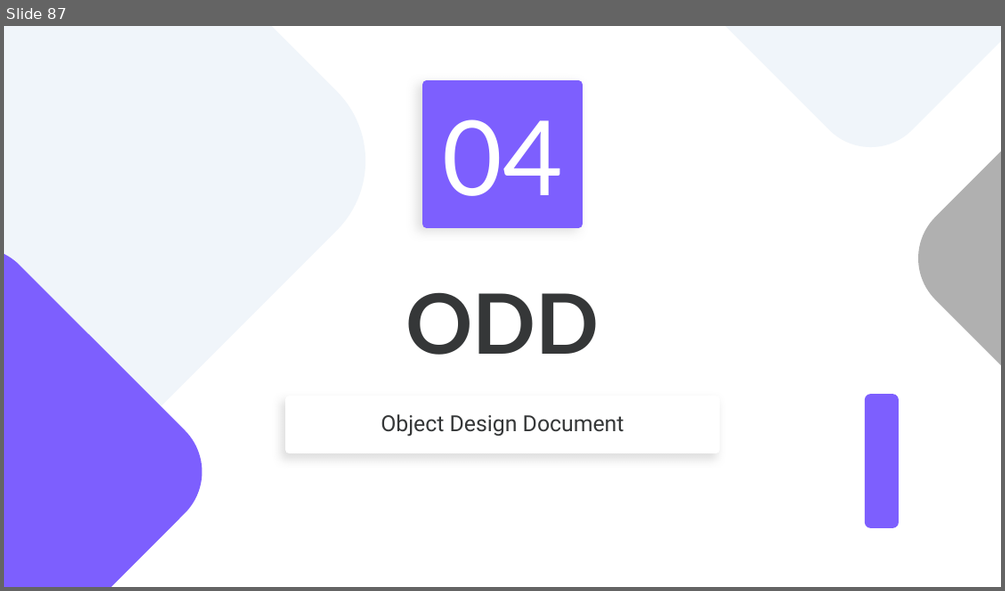
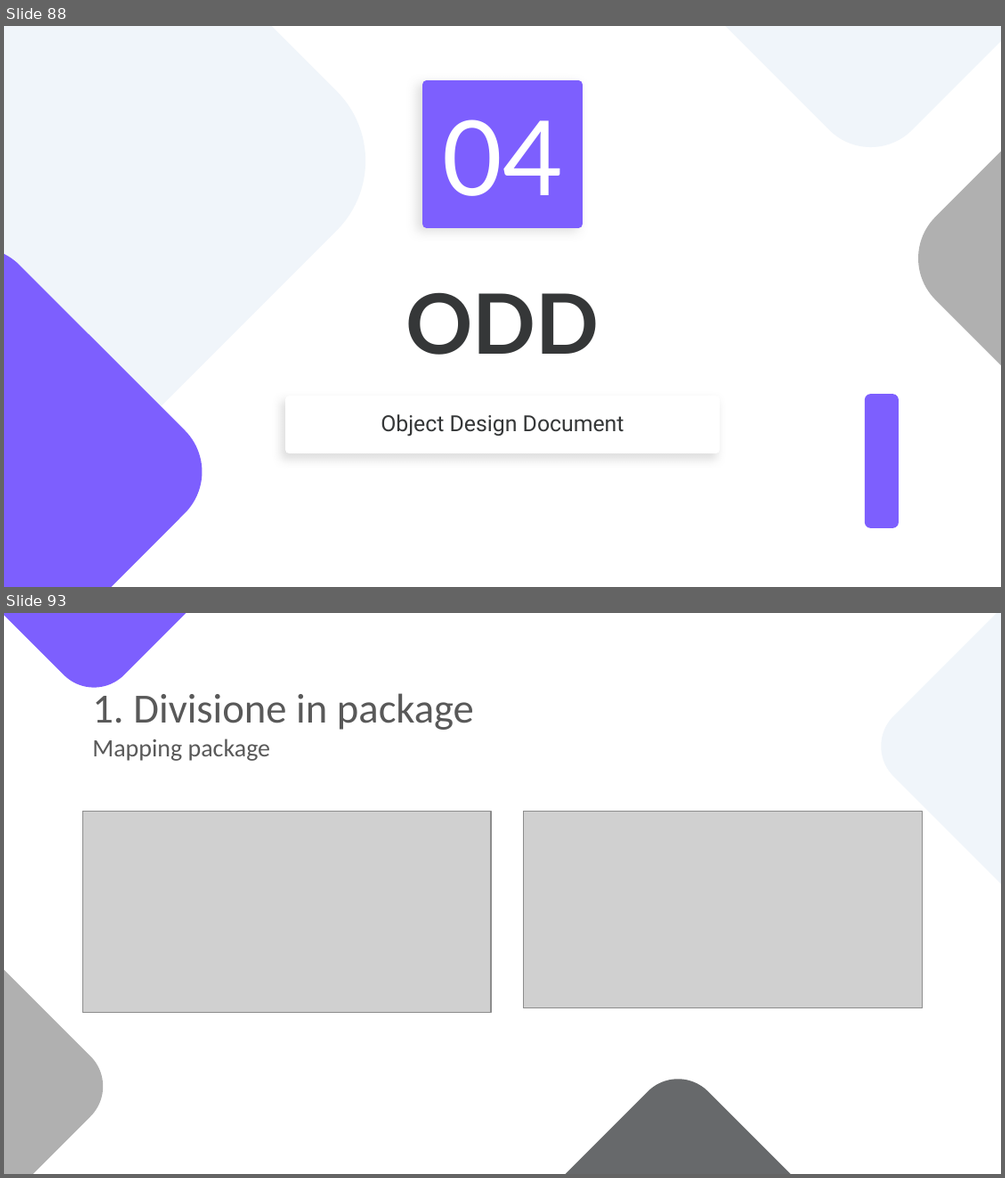
Before and after one commit to notjuary/Bookster_Classe03, a slide deck: DOC/Presentazione.pptx. Shown one above the other, each under a label of ours: slide 87 before the commit, slides 88 and 93 after it; the slides between them are not shown. The pictures are 1005x591 and 1005x1178 pixels, drawn with LibreOffice and Linux fonts; fonts in the diff are those of the drawing; grey boxes stand for pictures. Boxes give left, top, right and bottom in pixels: in the first picture for what was removed or moved away, otherwise in the second. Text is boxed around its words. In the diff, an @@ line names an element or a change of style, - is before the commit and + after.

```diff
--- a/DOC/Presentazione.pptx
+++ b/DOC/Presentazione.pptx
@@ slide 93 added at (x1=4, y1=613, x2=1001, y2=1174), background #FFFFFF @@
@@ group added at (x1=4, y1=613, x2=1001, y2=1174): 4 rounded rectangles @@
@@ title added at (x1=92, y1=693, x2=474, y2=761), 30 pt, text #595959 @@
+1. Divisione in package
+Mapping package
@@ picture added at (x1=82, y1=811, x2=492, y2=1013) @@
@@ picture added at (x1=524, y1=811, x2=922, y2=1008) @@
@@ what was slide 87 is now slide 88 @@
```
Also in this commit, not shown: 1 slide changed, 28 other slides added.
